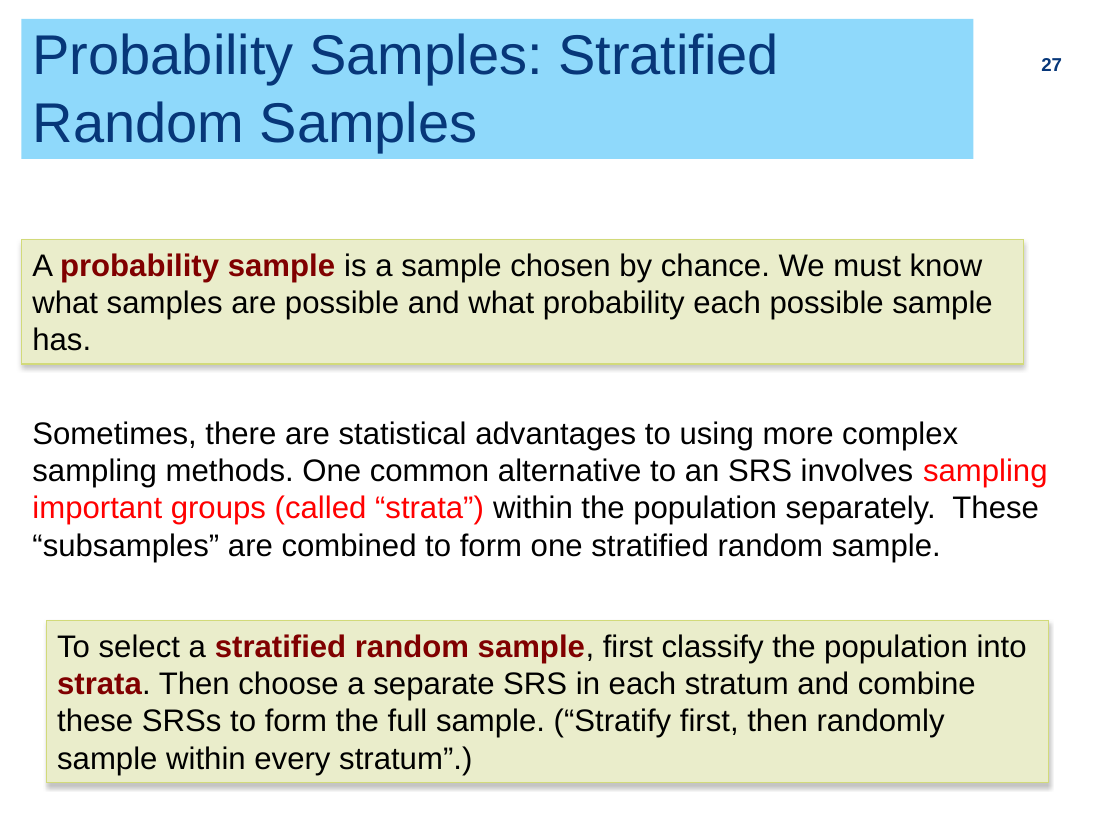
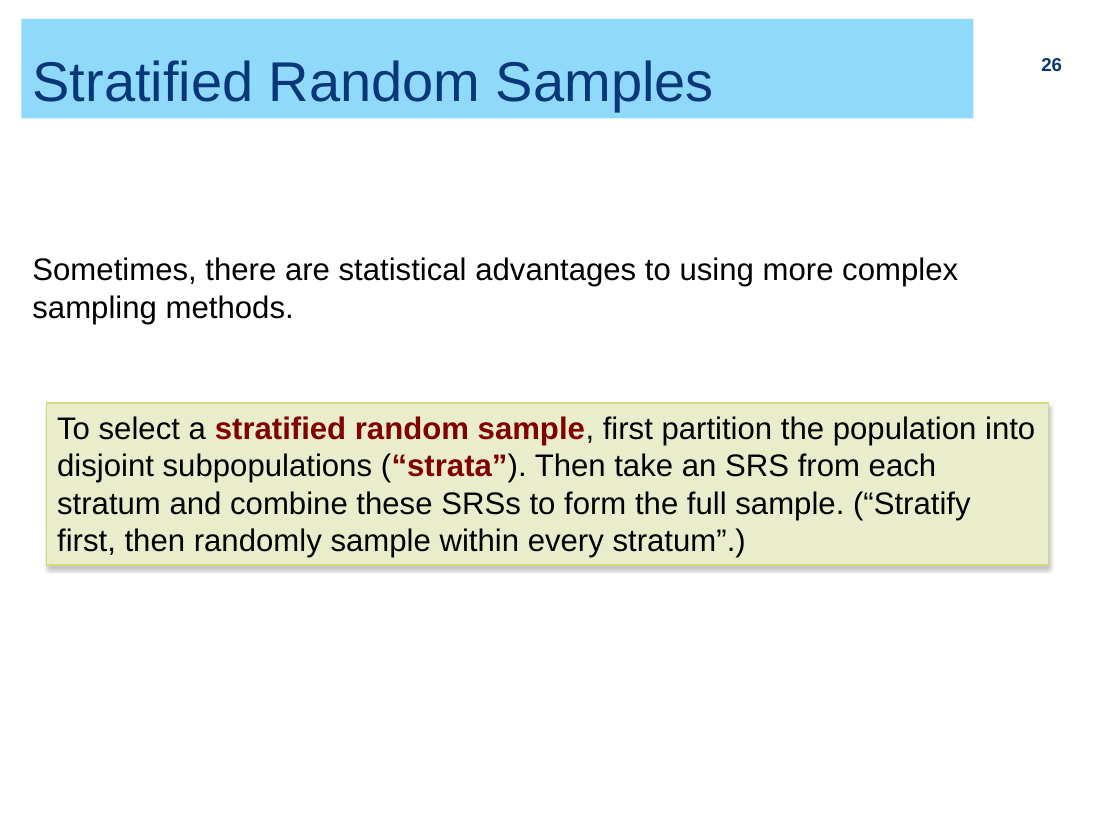
Before and after one commit to ZhiyangGeeZhou/ZhiyangGeeZhou.github.io, a slide deck: slide 26 of attach/UWM/UWM_PH702_2026Fall_Part04.pptx (slide 27 before the commit). Drawn at 1120x840 pixels with LibreOffice and Linux fonts; fonts in the diff are those of the drawing. Boxes give left, top, right and bottom in pixels: in the first picture for what was removed or moved away, otherwise in the second. Text is boxed around its words. In the diff, an @@ line names an element or a change of style, - is before the commit and + after.

```diff
--- a/attach/UWM/UWM_PH702_2026Fall_Part04.pptx
+++ b/attach/UWM/UWM_PH702_2026Fall_Part04.pptx
@@ title "Stratified Random Samples": place and size @@
-title "Stratified Random Samples" at [21, 19, 973, 159]
+title "Stratified Random Samples" at [21, 19, 973, 119]
@@ page number at [1041, 58, 1062, 71]: text changed @@
-27
+26
@@ title at [33, 60, 714, 111]: text changed @@
-Probability Samples: Stratified Random Samples
+Stratified Random Samples
@@ rectangle removed at [21, 240, 1024, 364] @@
-A probability sample is a sample chosen by chance. We must know what samples are possible and what probability each possible sample has.
@@ text at [32, 257, 958, 324]: text changed @@
-Sometimes, there are statistical advantages to using more complex sampling methods. One common alternative to an SRS involves sampling important groups (called “strata”) within the population separately. These “subsamples” are combined to form one stratified random sample.
+Sometimes, there are statistical advantages to using more complex sampling methods.
@@ rectangle "To select a stratified random ...": place and size @@
-rectangle "To select a stratified random ..." at [46, 620, 1048, 783]
+rectangle "To select a stratified random ..." at [46, 403, 1048, 566]
@@ text in rectangle at [57, 416, 1035, 557]: text changed @@
-To select a stratified random sample, first classify the population into strata. Then choose a separate SRS in each stratum and combine these SRSs to form the full sample. (“Stratify first, then randomly sample within every stratum”.)
+To select a stratified random sample, first partition the population into disjoint subpopulations (“strata”). Then take an SRS from each stratum and combine these SRSs to form the full sample. (“Stratify first, then randomly sample within every stratum”.)
```
Also in this commit, not shown: 9 other slides changed, 1 slide added, 1 slide removed.
